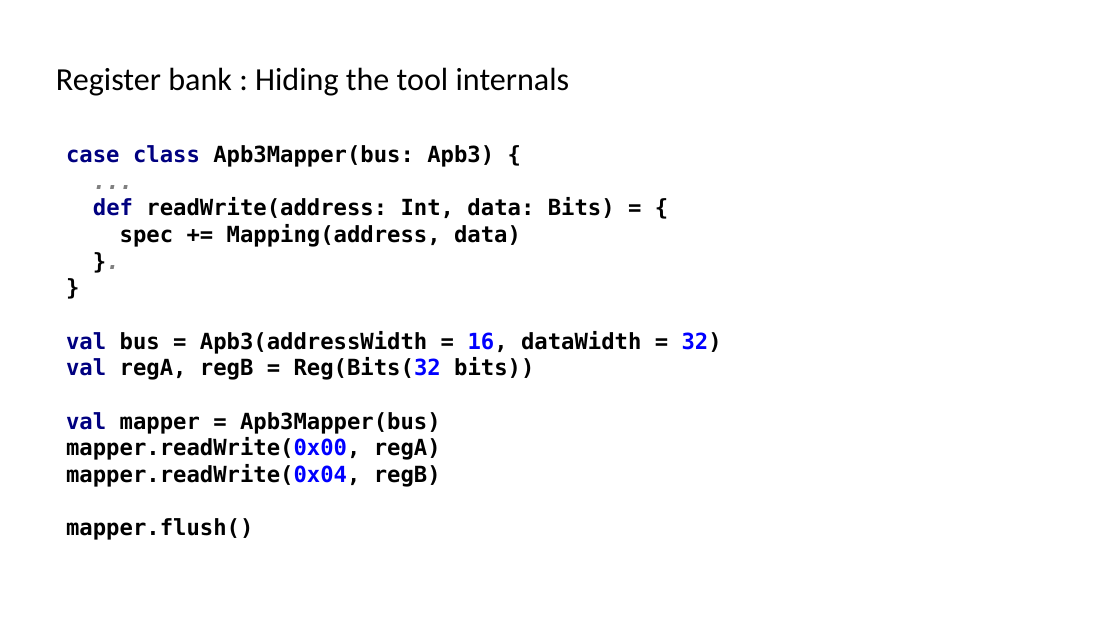
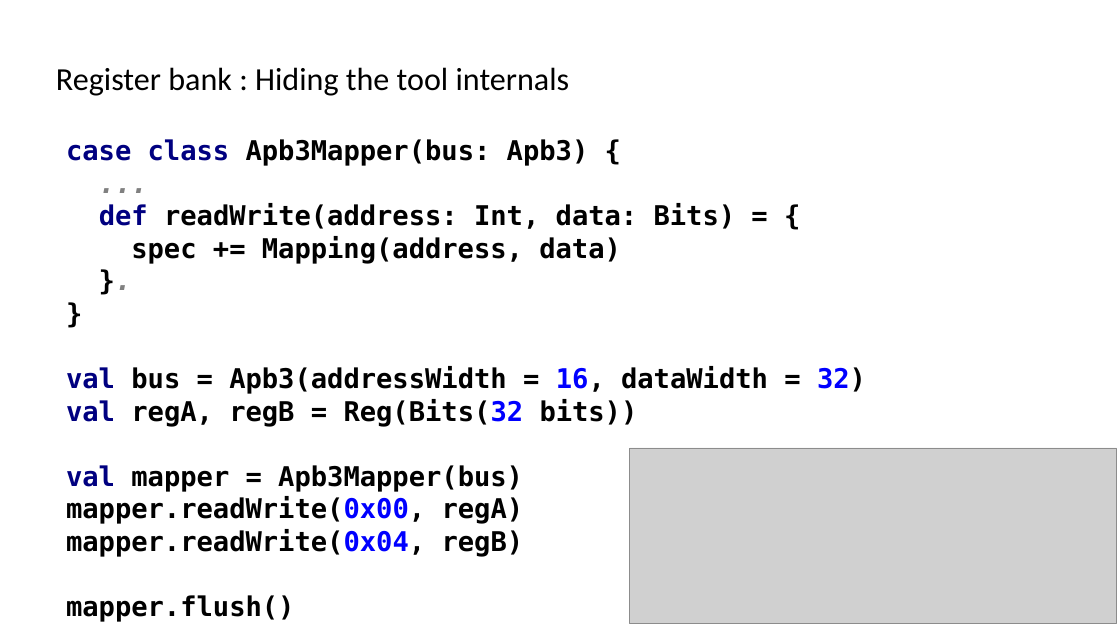
Before and after one commit to SpinalHDL/SpinalDoc, a slide deck: slide 10 of presentation/en/wosh_2019.odp. Drawn at 1120x630 pixels with LibreOffice and Linux fonts; fonts in the diff are those of the drawing; grey boxes stand for pictures. Boxes give left, top, right and bottom in pixels: in the first picture for what was removed or moved away, otherwise in the second. Text is boxed around its words. In the diff, an @@ line names an element or a change of style, - is before the commit and + after.

```diff
--- a/presentation/en/wosh_2019.odp
+++ b/presentation/en/wosh_2019.odp
@@ text "case class Apb3Mapper(bus: Apb3) { ..." at <box>66,139,866,622</box>: size 18 to 22 pt @@
@@ picture added at <box>630,448,1117,624</box> @@
```
Also in this commit, not shown: 6 other slides changed, 4 slides added, 2 other files.
